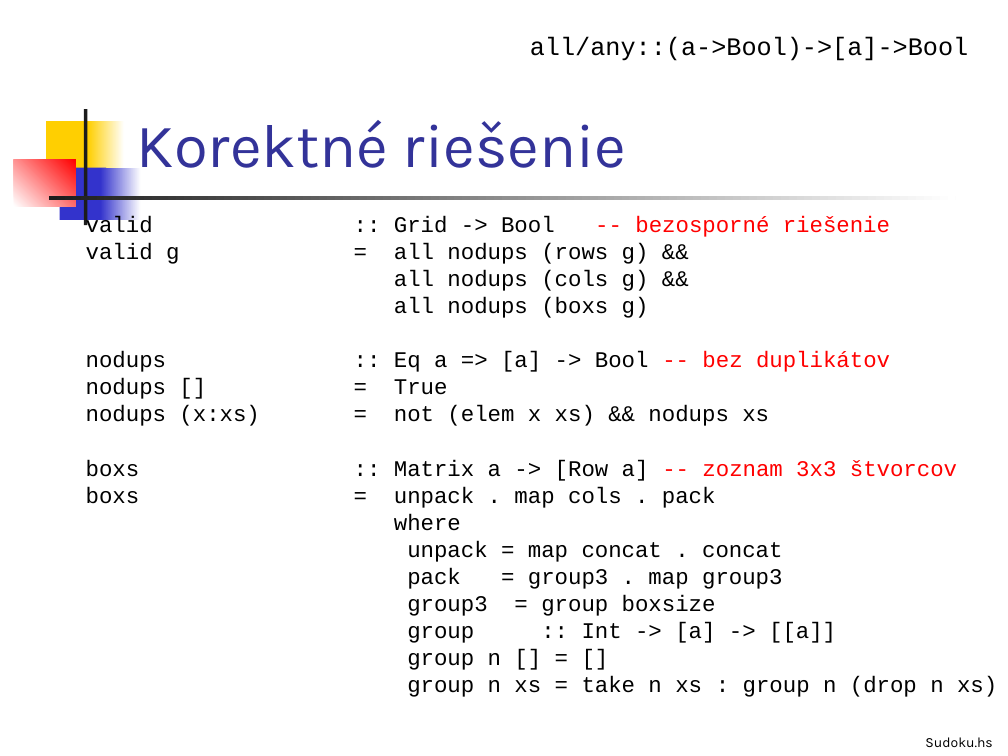
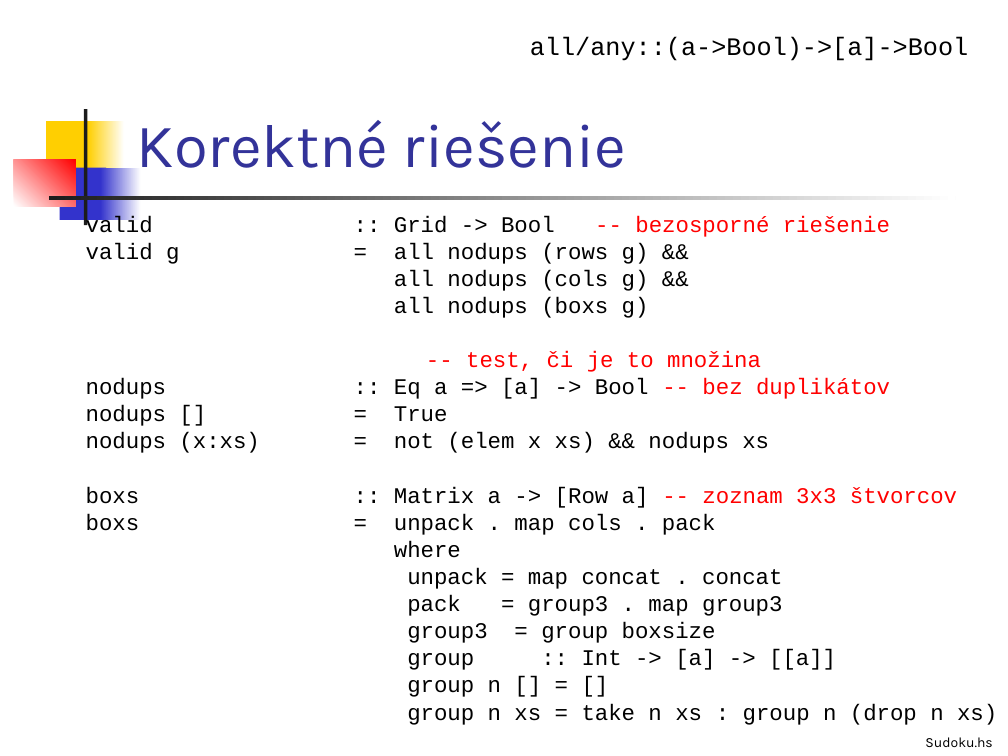
Before and after one commit to Funkcionalne/Prednasky, a slide deck: slide 24 of 04/04_fpro.ppt (slide 23 before the commit). Drawn at 1008x756 pixels with LibreOffice and Linux fonts; fonts in the diff are those of the drawing. Boxes give left, top, right and bottom in pixels: in the first picture for what was removed or moved away, otherwise in the second. Text is boxed around its words. In the diff, an @@ line names an element or a change of style, - is before the commit and + after.

```diff
--- a/04/04_fpro.ppt
+++ b/04/04_fpro.ppt
@@ text at [466,351,761,372]: paragraph added @@
+-- test, či je to množina
```
Also in this commit, not shown: 9 other slides changed, 1 slide added, 7 other files.
